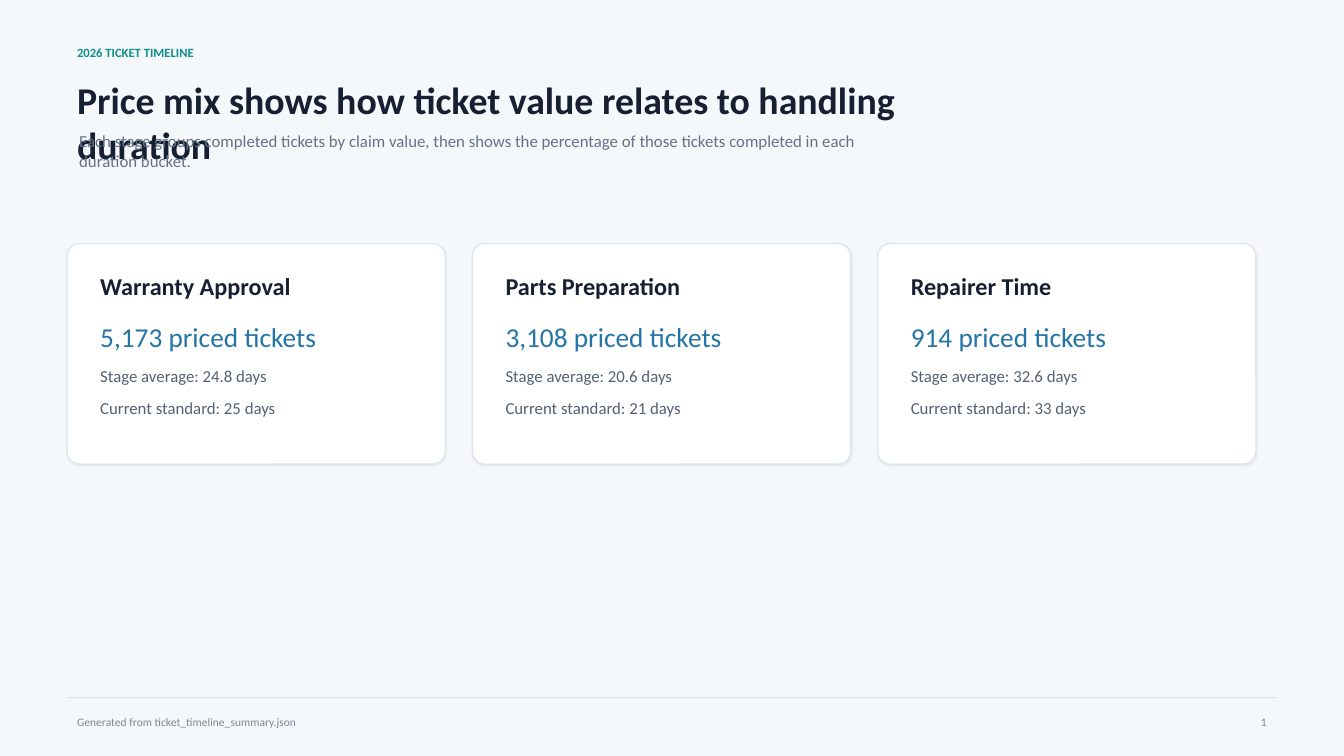
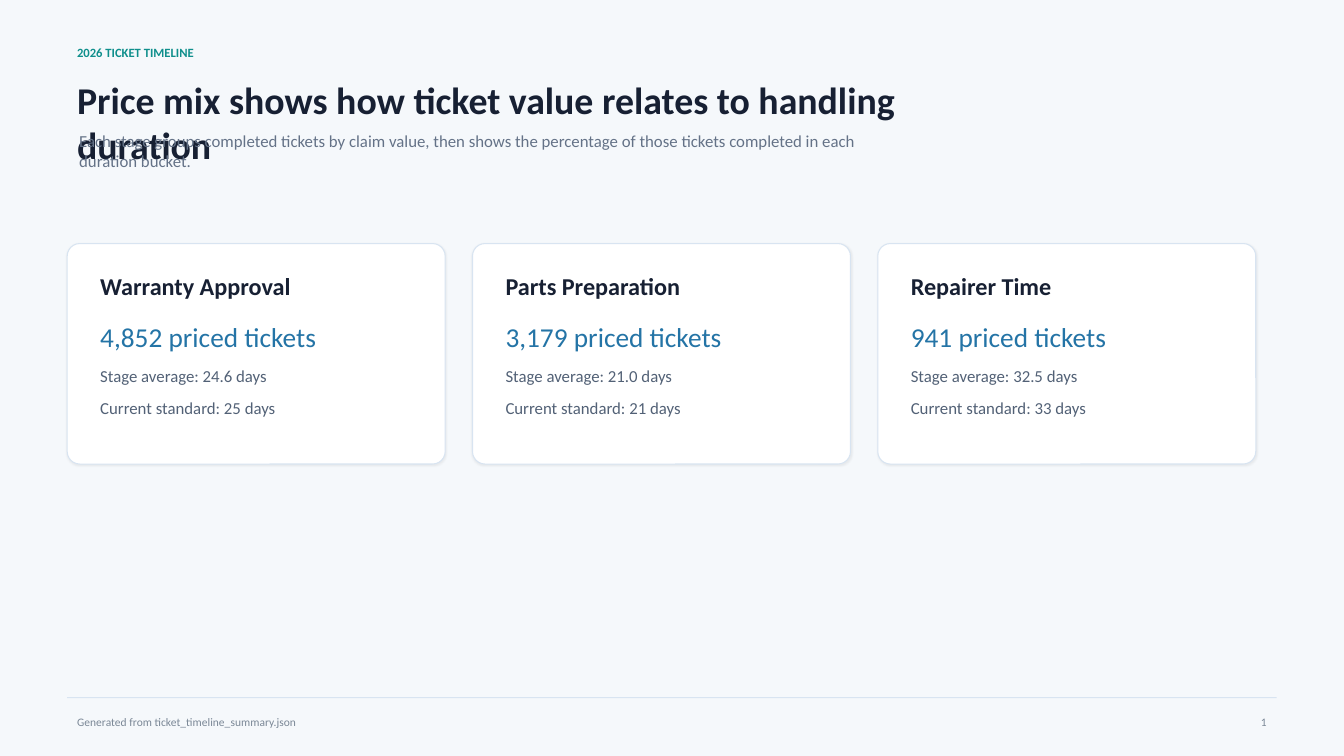
Before and after one commit to leochun1227-lab/warranty, a slide deck: slide 1 of generated_exports/ticket_timeline_price_mix_2026.pptx. Drawn at 1344x756 pixels with LibreOffice and Linux fonts; fonts in the diff are those of the drawing. Boxes give left, top, right and bottom in pixels: in the first picture for what was removed or moved away, otherwise in the second. Text is boxed around its words. In the diff, an @@ line names an element or a change of style, - is before the commit and + after.

```diff
--- a/generated_exports/ticket_timeline_price_mix_2026.pptx
+++ b/generated_exports/ticket_timeline_price_mix_2026.pptx
@@ text at <box>100,328,316,352</box>: text changed @@
-5,173 priced tickets
+4,852 priced tickets
@@ text at <box>506,328,722,352</box>: text changed @@
-3,108 priced tickets
+3,179 priced tickets
@@ text at <box>911,328,1106,352</box>: text changed @@
-914 priced tickets
+941 priced tickets
@@ text at <box>100,370,267,385</box>: text changed @@
-Stage average: 24.8 days
+Stage average: 24.6 days
@@ text at <box>506,370,672,385</box>: text changed @@
-Stage average: 20.6 days
+Stage average: 21.0 days
@@ text at <box>911,370,1078,385</box>: text changed @@
-Stage average: 32.6 days
+Stage average: 32.5 days
```
Also in this commit, not shown: 3 other slides changed, 57 other files.
